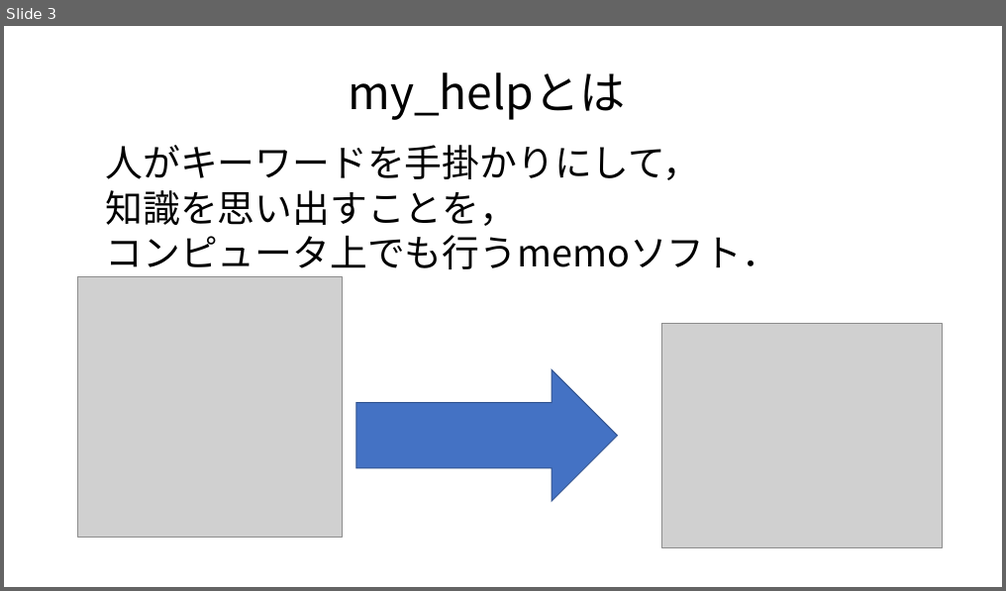
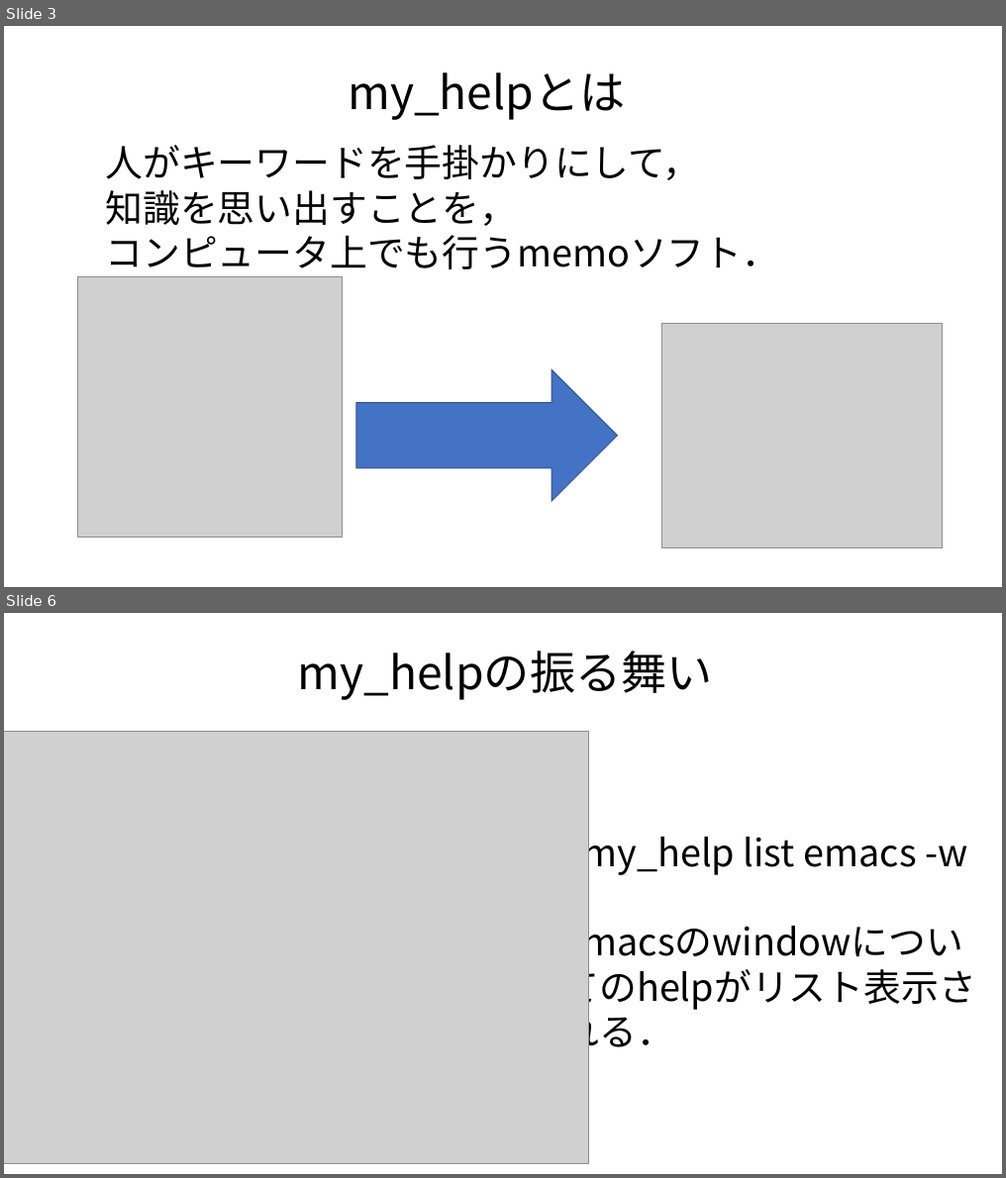
Before and after one commit to daddygongon/my_help, a slide deck: docs/tomoko/mid_presen.pptx. Shown one above the other, each under a label of ours: slide 3 before the commit, slides 3 and 6 after it; the slides between them are not shown. The pictures are 1006x591 and 1006x1178 pixels, drawn with LibreOffice and Linux fonts; fonts in the diff are those of the drawing; grey boxes stand for pictures. Boxes give left, top, right and bottom in pixels: in the first picture for what was removed or moved away, otherwise in the second. Text is boxed around its words. In the diff, an @@ line names an element or a change of style, - is before the commit and + after.

```diff
--- a/docs/tomoko/mid_presen.pptx
+++ b/docs/tomoko/mid_presen.pptx
@@ slide 6 added at (4, 613, 1002, 1174), background #FFFFFF @@
@@ text added at (298, 651, 713, 700), 44 pt, text #000000 @@
+my_helpの振る舞い
@@ picture added at (4, 731, 589, 1164) @@
@@ text added at (562, 828, 967, 876), 36 pt, text #000000 @@
+>my_help list emacs -w
+emacsのwindowについてのhelpがリスト表示される．
```
Also in this commit, not shown: 4 slides changed, 1 other slide added, 1 slide removed, 1 other file.
